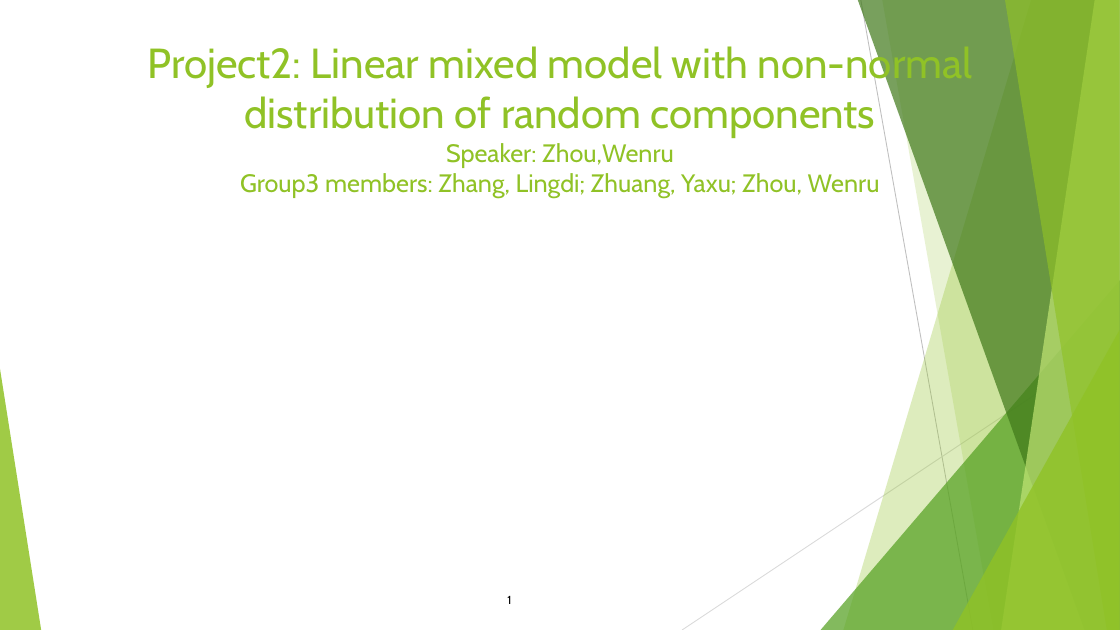
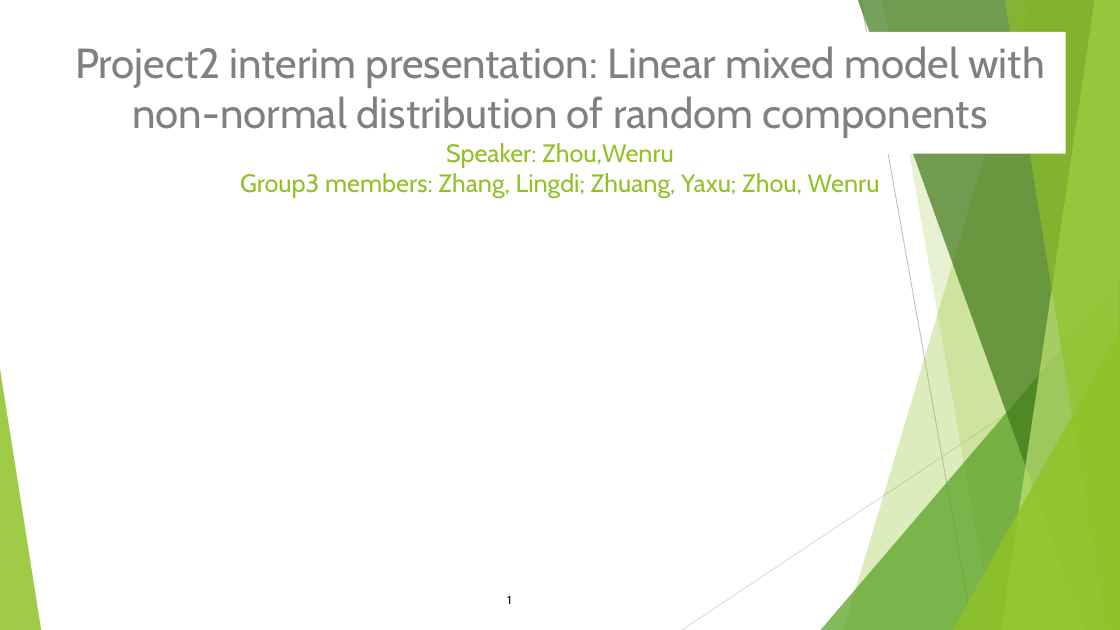
Before and after one commit to zhwr7125/BIOS6624, a slide deck: slide 1 of Project2/Reports/Project 2 interim.pptx. Drawn at 1120x630 pixels with LibreOffice and Linux fonts; fonts in the diff are those of the drawing; grey boxes stand for pictures. Boxes give left, top, right and bottom in pixels: in the first picture for what was removed or moved away, otherwise in the second. Text is boxed around its words. In the diff, an @@ line names an element or a change of style, - is before the commit and + after.

```diff
--- a/Project2/Reports/Project 2 interim.pptx
+++ b/Project2/Reports/Project 2 interim.pptx
@@ title at (75, 46, 1045, 198): text changed; text colour #90C226 to #808080 @@
-Project2: Linear mixed model with non-normal distribution of random components
-Speaker: Zhou,Wenru
-Group3 members: Zhang, Lingdi; Zhuang, Yaxu; Zhou, Wenru
+Project2 interim presentation: Linear mixed model with non-normal distribution of random components
+Speaker: Zhou,Wenru
+Group3 members: Zhang, Lingdi; Zhuang, Yaxu; Zhou, Wenru
```
Also in this commit, not shown: 2 other slides changed.
